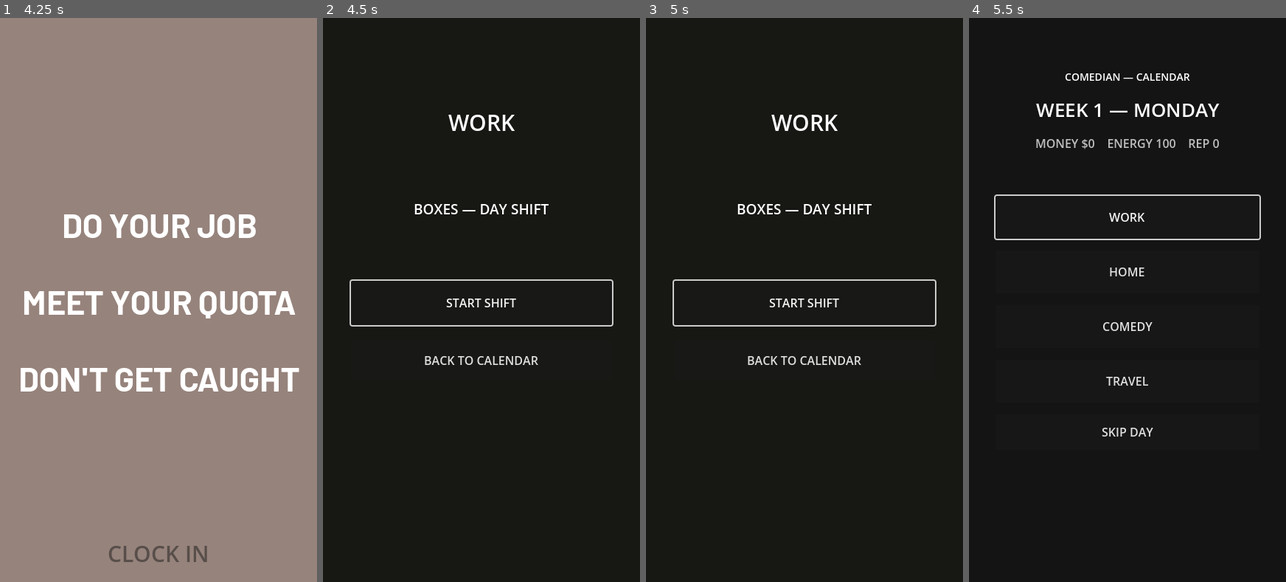
Above: before the commit, frames 1-4 (left to right).
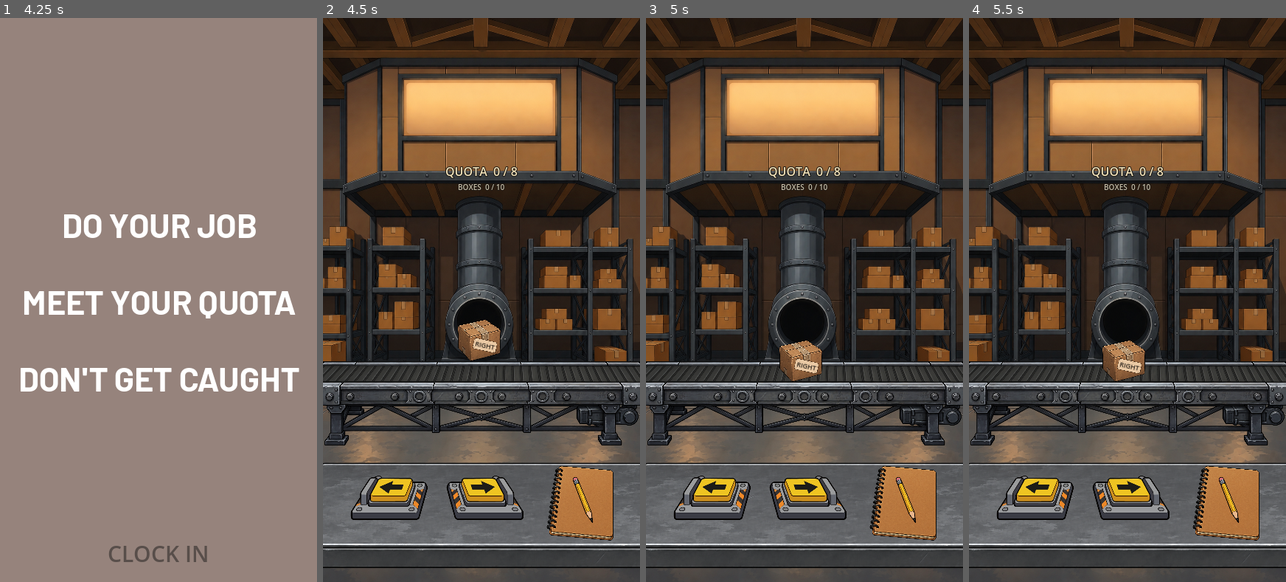
Above: after the commit, the same moments.

Repository: patrickcallahancomedy/comedian
Game: Godot game, scene res://scenes/story/story_sequence.tscn
Same seed, same stepped clock (60 frames per second), same inputs: the game is played once before the commit and once after it.
Inputs (mouse positions are in pixels of both pictures, inside the frame that each line leads up to):
- Up to frame 1 (4.25 s): tap Enter (ui_accept) at 0.5, 0.77, 1.25, 2, 2.75, 3.5, 3.77 s; move the mouse to (228, 271) at 0.52 s; click (228, 271) at 0.67 s; drag from (95, 328) to (142, 412) at 1.27 s; move the mouse to (190, 175) at 2.02 s; click (190, 175) at 2.17 s; drag from (142, 412) to (63, 215) at 2.77 s; move the mouse to (253, 384) at 3.52 s; click (253, 384) at 3.67 s
- Up to frame 2 (4.5 s): tap Enter (ui_accept) at 4.25 s; drag from (386, 215) to (433, 159) at 4.27 s
- Up to frame 3 (5 s): no input
- Up to frame 4 (5.5 s): click (1127, 362) at 5 s, where only the run before the commit has a clickable "BACK TO CALENDAR"

Frame 1 is identical in both runs. In frame 2, 72% of the frame differs, in the area x 0-100%, y 0-100%; in frame 3, 72%; in frame 4, 72%.

Commit message:
Connect opening BOXES shift to lunch and calendar

Diff:
--- a/godot/scripts/home/work_module.gd
+++ b/godot/scripts/home/work_module.gd
@@ -1,8 +1,8 @@
 extends GameModule
 
 ## Work shell. It loads the existing BOXES scene without rewriting that scene.
-## This keeps Patrick's BOXES art/layout authoritative while giving the larger
-## game a standard module handoff.
+## Patrick's BOXES art/layout remains authoritative while the larger game gets a
+## standard module handoff.
 
 const BOXES_SCENE := preload("res://scenes/boxes/boxes_module.tscn")
 
@@ -16,14 +16,23 @@
 var boxes_instance: Control
 var boxes_result: Dictionary = {}
 var result_captured: bool = false
+var opening_shift: bool = false
 
 
 func _ready() -> void:
 	boxes_host.hide()
 	result_overlay.hide()
+	opening_shift = not GameState.has_milestone("opening_boxes_complete")
 	_refresh_job_text()
-	start_shift_button.grab_focus()
 	set_process(true)
+
+	# The locked opening story flows directly into BOXES. Later visits to Work
+	# show the normal menu instead.
+	if opening_shift and GameState.job_status != GameState.JobStatus.LEFT_BOXES:
+		menu_panel.hide()
+		call_deferred("_on_start_shift_button_pressed")
+	else:
+		start_shift_button.grab_focus()
 
 
 func _refresh_job_text() -> void:
@@ -39,6 +48,8 @@
 
 func _on_start_shift_button_pressed() -> void:
 	if boxes_instance != null:
+		return
+	if GameState.job_status == GameState.JobStatus.LEFT_BOXES:
 		return
 
 	menu_panel.hide()
@@ -63,6 +74,9 @@
 	var missed := int(boxes_instance.get("missed_boxes"))
 	var boss_catches := int(boxes_instance.get("boss_catches"))
 	var premises_saved := int(boxes_instance.get("premises_saved"))
+
+	# Read the existing result label instead of reaching into BOXES constants.
+	# That keeps the wrapper tolerant of future BOXES tuning.
 	var boxes_result_label = boxes_instance.get("shift_result_label")
 	var quota_met := false
 	if boxes_result_label is Label:
@@ -87,10 +101,17 @@
 
 
 func _on_finish_work_button_pressed() -> void:
+	if opening_shift:
+		GameState.mark_milestone("opening_boxes_complete")
+		next_route_id = "lunch"
+	else:
+		next_route_id = "calendar"
+
 	GameState.advance_day()
 	SaveManager.save_game()
 	finish_module(boxes_result)
 
 
 func _on_back_button_pressed() -> void:
+	next_route_id = "calendar"
 	finish_module({"status": "work_skipped"})
